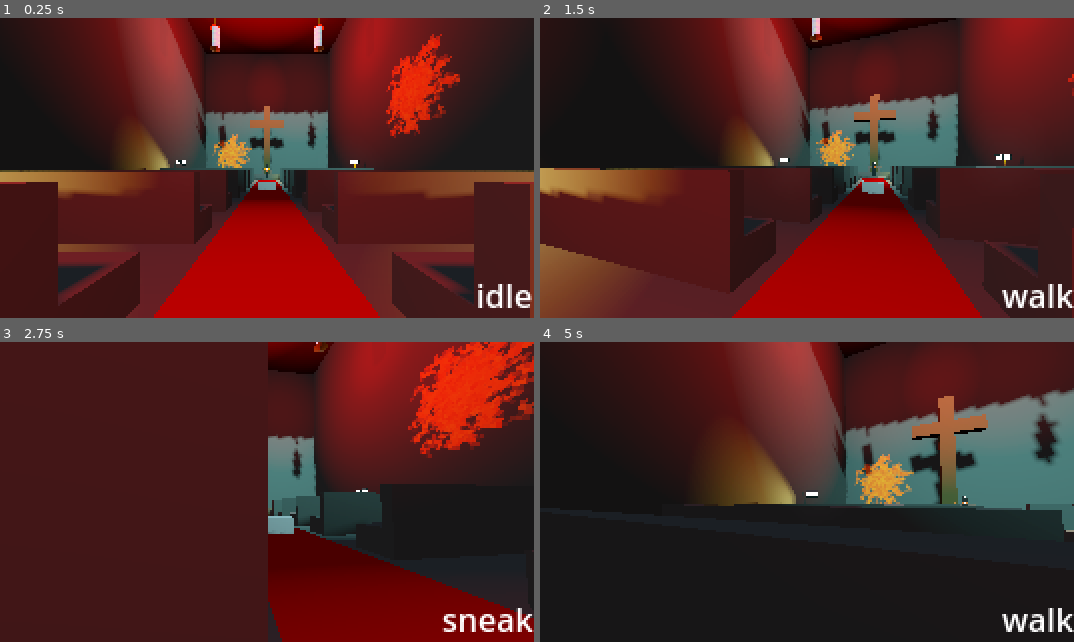
Above: before the commit, frames 1-4 (two rows, left to right).
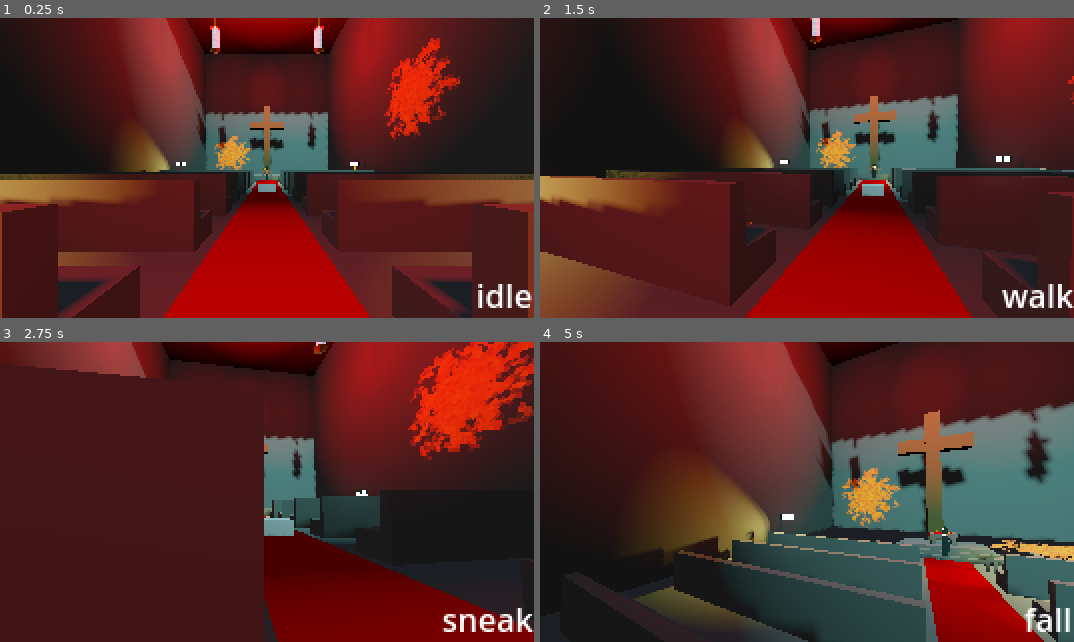
Above: after the commit, the same moments.

Repository: deinonymous/1st-3rd-Person-Base
Game: Godot game, scene res://scenes/world/world.tscn
Two runs of this game, one before a commit and one after it. Both use one fixed random seed, a clock stepped at 60 frames per second and the inputs below.
Inputs (mouse positions are in pixels of both pictures, inside the frame that each line leads up to):
- Up to frame 1 (0.25 s): no input
- Up to frame 2 (1.5 s): tap Enter at 0.5 s; move the mouse to (833, 168) at 0.52 s; hold Ctrl (crouch) 0.53-1.28 s; hold W (mv_forward) from 0.53 s (still down); tap Space (jump) at 0.77 s; move the mouse to (780, 168) at 1.27 s; tap Shift (sprint) at 1.35 s
- Up to frame 3 (2.75 s): keep holding W (mv_forward); tap Space (jump) at 1.52 s; move the mouse to (283, 486) at 2.02 s; hold Ctrl (crouch) from 2.03 s (still down)
- Up to frame 4 (5 s): keep holding W (mv_forward); move the mouse to (801, 498) at 2.77 s; release Ctrl (crouch) at 2.78 s; tap Shift (sprint) at 2.85, 4.35 s; tap Space (jump) at 3.02, 3.77, 4.52 s; move the mouse to (844, 495) at 3.52 s; hold Ctrl (crouch) 3.53-4.28 s; move the mouse to (764, 489) at 4.27 s

The runs differ from the first frame. In frame 1, 12% of the frame differs, in the area x 0-100%, y 0-100%; in frame 2, 7.5%; in frame 3, 7.5%; in frame 4, 61%.

Commit message:
Update world.tscn

Diff:
--- a/scenes/world/world.tscn
+++ b/scenes/world/world.tscn
@@ -63,7 +63,7 @@
 environment = SubResource("Environment_muefj")
 
 [node name="player" parent="." instance=ExtResource("1_8h7lf")]
-transform = Transform3D(1, 0, 0, 0, 1, 0, 0, 0, 1, 0, 1.23071, 11.8114)
+transform = Transform3D(1.1, 0, 0, 0, 1.1, 0, 0, 0, 1.1, 0, 1.23071, 11.8114)
 safe_margin = 0.01
 
 [node name="church" type="Node3D" parent="."]
